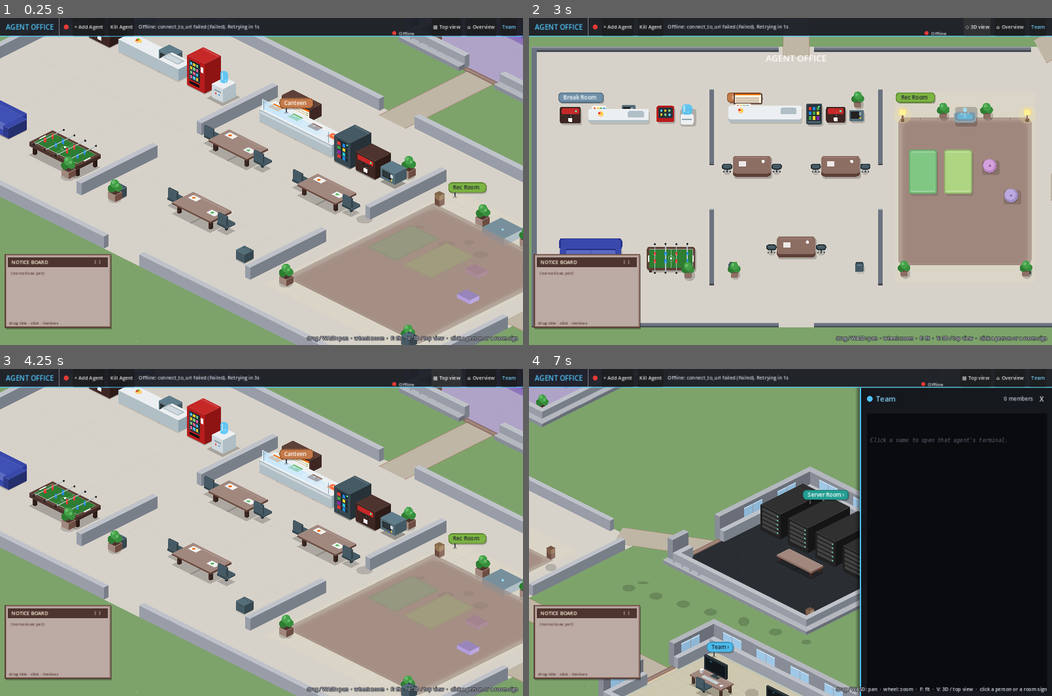
Above: before the commit, frames 1-4 (two rows, left to right).
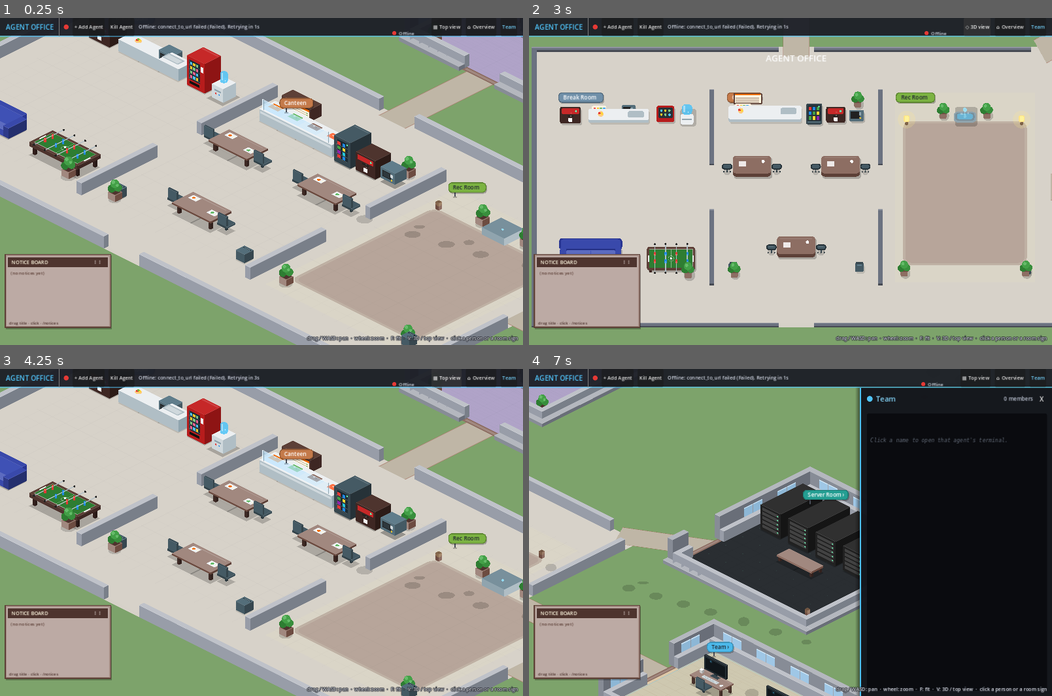
Above: after the commit, the same moments.

Repository: pvella/agentic-corporation
Game: Godot game, scene res://Main.tscn
The game is run twice, just before and just after one commit, with the same random seed, the same clock (stepped at 60 frames per second) and the same inputs.
Inputs (mouse positions are in pixels of both pictures, inside the frame that each line leads up to):
- Up to frame 1 (0.25 s): no input
- Up to frame 2 (3 s): click "+ Add Agent" at 0.5 s; click (790, 83) at 1.27 s; type "Alex" at 1.35 s; click "Kill Agent" at 2 s; click "▦ Top view" at 2.75 s
- Up to frame 3 (4.25 s): click "◇ 3D view" at 3.5 s
- Up to frame 4 (7 s): click "⌂ Overview" at 4.25 s; click "Team" at 5 s; tap A at 5.75, 6.5 s; drag from (753, 375) to (654, 489) at 5.77 s; drag from (691, 476) to (774, 519) at 6.52 s

The runs differ from the first frame. In frame 1, 3.2% of the frame differs, in the area x 55-100%, y 5-100%; in frame 2, 11%, in the area x 70-97%, y 27-76%; in frame 3, 3.2%; in frame 4, 0.2%.

Commit message:
Full graphics/nav audit: floor-sort rugs, pose room gates, permanent verifies
- Rugs/mats/cushions: NW iso_anchor, z_index -20, flat cushions (no raised box)
- Remove grass speckles; inset/shorten lamps that read as grey dots outside walls
- Amenity seats only apply inside expected room kinds (Agent + Main inject)
- Extend verify_hub_nav with floor-prop, speckles, pose-gate, desks, walkmesh, reach
- Add docs/graphics-audit-checklist.md for PR #20

Diff:
--- a/Agent.gd
+++ b/Agent.gd
@@ -47,6 +47,15 @@
 const HEAD_R := 14.0  ## local; screen size via Iso.PEOPLE_SCALE (~+30%)
 ## How far the drawing drops when sitting, per seat type.
 const SIT_DROP := {"desk": 3.0, "chair": 6.0, "sofa": 9.0, "foosball": 0.0, "yoga": 0.0, "meditate": 10.0, "": 0.0}
+## Amenity poses only valid inside these area kinds (hub zones / rooms).
+const SEAT_EXPECTED_KINDS := {
+	"yoga": ["rec"],
+	"meditate": ["rec"],
+	"foosball": ["break"],
+	"sofa": ["break"],
+	"chair": ["canteen", "meeting", "break"],
+	"desk": ["room", "wing", "team"],
+}
 
 const SKINS: Array[Color] = [Color("#ffdbbf"), Color("#f1c27d"), Color("#e0ac69"), Color("#c68642"), Color("#8d5524"), Color("#ffe0d0")]
 const HAIRS: Array[Color] = [Color("#3b2a20"), Color("#6d4c41"), Color("#b5651d"), Color("#e6c07b"), Color("#1c1c1c"), Color("#9e9e9e"), Color("#a83f2e"), Color("#5e3a8c")]
@@ -238,6 +247,8 @@
 		global_position = target
 		_target_pos = target
 		_nav_active = false
+		if seat != "" and not _seat_room_ok(seat):
+			seat = ""
 		_seat = seat
 		_sit = 1.0 if seat != "" else 0.0
 		return
@@ -248,6 +259,9 @@
 
 
 var _pending_seat := ""
+## Injected by Main: Callable(Vector2) -> String area kind at world pos.
+var area_kind_at: Callable = Callable()
+
 
 
 func go_to_position(world_pos: Vector2) -> void:
@@ -424,6 +438,23 @@
 	move_and_slide()
 
 
+
+func _seat_room_ok(seat: String) -> bool:
+	if seat == "" or not area_kind_at.is_valid():
+		return true
+	var expect: Variant = SEAT_EXPECTED_KINDS.get(seat, [])
+	if expect == null or (expect is Array and expect.is_empty()):
+		return true
+	var got := str(area_kind_at.call(global_position))
+	for k in expect:
+		if str(k) == got:
+			return true
+		# Desk cells authored as room/wing/team interchangeably.
+		if seat == "desk" and got in ["room", "wing", "team"] and str(k) in ["room", "wing", "team"]:
+			return true
+	return false
+
+
 func _arrive() -> void:
 	if not _nav_active:
 		return
@@ -441,6 +472,9 @@
 	# corridor or team room must not yoga / meditate / sit foosball there.
 	if gap > SEAT_ARRIVE_MAX:
 		_pending_seat = ""
+	# Pose must match the room we actually stand in (not just the target name).
+	if _pending_seat != "" and not _seat_room_ok(_pending_seat):
+		_pending_seat = ""
 	_finish_settle()
 
 
@@ -463,6 +497,9 @@
 	_walk_phase += spd * delta * 0.11
 	if spd > 5.0:
 		_dir = _dir.lerp(velocity.normalized() if velocity.length() > 1.0 else _dir, clampf(delta * 6.0, 0.0, 1.0))
+	if _seat != "" and not _nav_active and not _seat_room_ok(_seat):
+		_seat = ""
+		_pending_seat = ""
 	var sit_target := 1.0 if (_seat != "" and is_at_destination()) else 0.0
 	_sit = move_toward(_sit, sit_target, delta * 3.0)
 	if sprite.visible:
--- a/Main.gd
+++ b/Main.gd
@@ -2050,6 +2050,7 @@
 	var desk := str(data.get("desk", office.desk_of.get(id, "")))
 	var agent: Agent = agent_scene.instantiate()
 	agent.setup(id, str(data.get("name", id)), colour, desk, waypoints, _spawn_index)
+	agent.area_kind_at = Callable(self, "_area_kind_at")
 	_spawn_index += 1
 	agent.role = str(data.get("role", ""))
 	agent.room_id = str(data.get("room", office.agent_room.get(id, "")))
--- a/Office.gd
+++ b/Office.gd
@@ -510,8 +510,8 @@
 	_prop("plant", Rect2(cell.position.x + 10, cell.position.y + 12, 28, 28), {"set": "cozy"})
 	_prop("plant", Rect2(cell.end.x - 40, cell.position.y + 12, 28, 28), {"set": "cozy"})
 	_prop("plant", Rect2(cell.position.x + 10, cell.end.y - 44, 28, 28), {"set": "cozy"})
-	_prop("lamp", Rect2(cell.end.x - 36, cell.end.y - 52, 20, 34), {"set": "cozy"})
-	_prop("lamp", Rect2(cell.position.x + 12, cell.position.y + cell.size.y * 0.45, 20, 34), {"set": "cozy"})
+	_prop("lamp", Rect2(cell.end.x - 48, cell.end.y - 56, 18, 28), {"set": "cozy"})
+	_prop("lamp", Rect2(cell.position.x + 28, cell.position.y + cell.size.y * 0.45, 18, 28), {"set": "cozy"})
 
 
 ## Executive: larger desks, bookcases (east wall — bank safe stays on west),
@@ -526,8 +526,8 @@
 	_prop("bookcase", Rect2(cell.end.x - 42, cell.position.y + 160, 28, 70), {"set": "cozy"})
 	_prop("plant", Rect2(cell.end.x - 48, cell.end.y - 48, 30, 30), {"set": "cozy"})
 	_prop("plant", Rect2(cell.position.x + 48, cell.end.y - 48, 30, 30), {"set": "cozy"})
-	_prop("lamp", Rect2(cell.end.x - 56, cell.position.y + 18, 20, 34), {"set": "cozy"})
-	_prop("lamp", Rect2(cell.position.x + 48, cell.position.y + 18, 20, 34), {"set": "cozy"})
+	_prop("lamp", Rect2(cell.end.x - 56, cell.position.y + 48, 18, 28), {"set": "cozy"})
+	_prop("lamp", Rect2(cell.position.x + 48, cell.position.y + 48, 18, 28), {"set": "cozy"})
 
 
 ## Product & Design: colourful seating, pinboards / mood boards, drafting table.
@@ -543,7 +543,7 @@
 	})
 	_prop("chair", Rect2(cell.end.x - 78, cell.end.y - 88, 26, 24), {"set": "cozy", "color": "#ffcc80", "sort_y": cell.end.y - 70})
 	_prop("plant", Rect2(cell.position.x + 10, cell.end.y - 44, 28, 28), {"set": "cozy"})
-	_prop("lamp", Rect2(cell.position.x + 12, cell.position.y + cell.size.y * 0.4, 20, 34), {"set": "cozy"})
+	_prop("lamp", Rect2(cell.position.x + 28, cell.position.y + cell.size.y * 0.4, 18, 28), {"set": "cozy"})
 
 
 ## Operations & Support: headset desk cluster, ticket/kanban wall, water cooler.
@@ -557,7 +557,7 @@
 	_prop("water", water, {"set": "cozy"})
 	_wp("Ops_Water_Cooler", Vector2(water.get_center().x, water.end.y + 22), "down")
 	_prop("plant", Rect2(cell.position.x + 10, cell.end.y - 44, 28, 28), {"set": "cozy"})
-	_prop("lamp", Rect2(cell.position.x + 12, cell.position.y + 16, 20, 34), {"set": "cozy"})
+	_prop("lamp", Rect2(cell.position.x + 28, cell.position.y + 44, 18, 28), {"set": "cozy"})
 
 
 ## Finance: tidy desks, filing cabinets, wall chart.
@@ -569,7 +569,7 @@
 	_prop("filing", Rect2(cell.end.x - 44, cell.position.y + 56, 30, 50), {"set": "cozy"})
 	_prop("filing", Rect2(cell.end.x - 44, cell.position.y + 120, 30, 50), {"set": "cozy"})
 	_prop("plant", Rect2(cell.position.x + 10, cell.end.y - 44, 26, 26), {"set": "cozy"})
-	_prop("lamp", Rect2(cell.position.x + 12, cell.position.y + 16, 20, 34), {"set": "cozy"})
+	_prop("lamp", Rect2(cell.position.x + 28, cell.position.y + 44, 18, 28), {"set": "cozy"})
 
 
 ## Special Projects: lab / workbench feel.
@@ -583,8 +583,8 @@
 		"set": "cozy", "style": "workbench", "soft_monitor": false, "owner": "",
 	})
 	_prop("plant", Rect2(cell.end.x - 40, cell.end.y - 44, 28, 28), {"set": "cozy"})
-	_prop("lamp", Rect2(cell.position.x + 12, cell.position.y + 16, 20, 34), {"set": "cozy"})
-	_prop("lamp", Rect2(cell.end.x - 36, cell.position.y + 16, 20, 34), {"set": "cozy"})
+	_prop("lamp", Rect2(cell.position.x + 28, cell.position.y + 44, 18, 28), {"set": "cozy"})
+	_prop("lamp", Rect2(cell.end.x - 48, cell.position.y + 44, 18, 28), {"set": "cozy"})
 
 
 func _desk_grid(room: Dictionary, origin: Vector2) -> void:
@@ -750,7 +750,7 @@
 	_wp("Server_Rack_1", Vector2(p.x + 56, p.y + 180), "up")
 	_wp("Server_Rack_2", Vector2(p.x + 210, p.y + 180), "up")
 	# Tiny status lamp, no leafy plant (keeps the antistatic look).
-	_prop("lamp", Rect2(r.end.x - 36, r.end.y - 52, 18, 30), {"set": "server"})
+	_prop("lamp", Rect2(r.end.x - 48, r.end.y - 56, 16, 26), {"set": "server"})
 	_chat("Chat_Server", Vector2(p.x + r.size.x * 0.5, r.end.y - 36))
 
 
@@ -766,8 +766,8 @@
 	var rug := Rect2(p.x + m, p.y + 70, r.size.x - m * 2.0, r.size.y - 120).intersection(r.grow(-4.0))
 	if rug.has_area():
 		_prop("rug", rug, {"sort_y": rug.position.y + 2.0})
-	_prop("lamp", Rect2(p.x + m, p.y + 48, 22, 36), {"set": "rec"})
-	_prop("lamp", Rect2(e.x - m - 22, p.y + 48, 22, 36), {"set": "rec"})
+	_prop("lamp", Rect2(p.x + m + 12, p.y + 64, 18, 28), {"set": "rec"})
+	_prop("lamp", Rect2(e.x - m - 34, p.y + 64, 18, 28), {"set": "rec"})
 	_prop("fountain", Rect2(r.get_center().x - 28, p.y + 40, 56, 48), {"set": "rec"})
 	_prop("plant", Rect2(r.get_center().x - 70, p.y + 44, 30, 30))
 	_prop("plant", Rect2(r.get_center().x + 40, p.y + 44, 30, 30))
@@ -827,8 +827,8 @@
 	meeting_groups["Meeting_Room"] = names
 	_prop("plant", Rect2(r.end.x - 48, r.end.y - 48, 34, 34), {"set": "cozy"})
 	_prop("plant", Rect2(r.position.x + 14, r.end.y - 48, 34, 34), {"set": "cozy"})
-	_prop("lamp", Rect2(r.position.x + 14, r.position.y + 16, 20, 34), {"set": "cozy"})
-	_prop("lamp", Rect2(r.end.x - 36, r.position.y + 16, 20, 34), {"set": "cozy"})
+	_prop("lamp", Rect2(r.position.x + 28, r.position.y + 44, 18, 28), {"set": "cozy"})
+	_prop("lamp", Rect2(r.end.x - 48, r.position.y + 44, 18, 28), {"set": "cozy"})
 
 
 func _build_wing(room: Dictionary, wing: Rect2) -> Rect2:
@@ -1222,10 +1222,7 @@
 	draw_set_transform(Vector2.ZERO, 0.0, Vector2.ONE * Iso.SCALE)
 	# Grass / outdoor ground around the buildings.
 	draw_rect(bounds.grow(400), Color("#7da36b"))
-	for i in 60:
-		var gx := bounds.position.x + fmod(i * 137.0, bounds.size.x)
-		var gy := bounds.position.y + fmod(i * 89.0, bounds.size.y)
-		draw_circle(Vector2(gx, gy), 3.0, Color("#6e955d"))
+	# No grass speckles — they read as leftover grey prop dots in screenshots.
 	# Wing entrance paths only (hub/satellite doors must not paint AABB streaks).
 	for f: Dictionary in outer_frames:
 		if not bool(f.get("wing", false)):
@@ -1531,11 +1528,7 @@
 	# Grass all around, in screen space.
 	var sb := Iso.screen_aabb(bounds, WALL_H_BACK)
 	draw_rect(sb.grow(1600), Color("#7da36b"))
-	for i in 140:
-		var gx := sb.position.x - 300 + fmod(i * 137.0, sb.size.x + 600)
-		var gy := sb.position.y - 200 + fmod(i * 89.0, sb.size.y + 400)
-		draw_circle(Vector2(gx, gy), 3.0, Color("#6e955d"))
-		draw_circle(Vector2(gx + 9, gy + 2), 2.0, Color("#8db27a"))
+	# Solid grass only — speckles looked like stray grey dots outside rooms.
 	# Building foundations: a slab edge under each building (skip hub — drawn as rect floor).
 	for f: Dictionary in outer_frames:
 		if bool(f.get("hub", false)):
--- a/Prop.gd
+++ b/Prop.gd
@@ -37,7 +37,13 @@
 	if Iso.enabled:
 		position = Iso.to_screen(iso_anchor())
 	else:
-		position = Vector2(rect.position.x, float(d.get("sort_y", rect.end.y))) * Iso.SCALE
+		# Floor coverings sort at the top edge so they stay under walkers.
+		var sy := float(d.get("sort_y", rect.position.y if kind in ["rug", "yoga_mat", "cushion"] else rect.end.y))
+		position = Vector2(rect.position.x, sy) * Iso.SCALE
+	# Rugs/mats are floor paint — keep them under every agent and standing prop.
+	if kind in ["rug", "yoga_mat", "cushion"]:
+		z_index = -20
+		z_as_relative = false
 	set_process(kind in ["desk", "foosball", "servers", "coffee", "water", "plant", "vending", "fridge", "microwave", "fountain", "lamp"])
 
 
@@ -55,6 +61,11 @@
 			return clip.get_center() + Vector2(0, 6)
 		"sofaback":
 			return Vector2(clip.get_center().x, rect.position.y)
+		# Floor layer: north-west corner (min x+y) so rugs/mats always y-sort
+		# under agents and furniture standing on them — never a raised slab.
+		"rug", "yoga_mat", "cushion":
+			var r := clip if clip.has_area() else rect
+			return Vector2(r.position.x, r.position.y)
 	return clip.get_center()
 
 
@@ -1210,9 +1221,14 @@
 
 
 func _iso_cushion() -> void:
+	# Flat floor cushion — no raised box (raised height sorted above walkers).
 	var tint := Color.from_string(str(data.get("tint", "#ce93d8")), Color("#ce93d8"))
 	var r := Rect2(rect.get_center() - Vector2(16, 12), Vector2(32, 24))
-	_box(r, 0, 10, tint.darkened(0.15), tint, tint.lightened(0.12), false)
+	_plane_top(0.0)
+	draw_circle(r.get_center() + Vector2(1, 2), minf(r.size.x, r.size.y) * 0.48, Color(0, 0, 0, 0.14))
+	draw_circle(r.get_center(), minf(r.size.x, r.size.y) * 0.48, tint.darkened(0.08))
+	draw_circle(r.get_center() + Vector2(-2, -2), minf(r.size.x, r.size.y) * 0.36, tint.lightened(0.1))
+	_plane_reset()
 
 
 func _iso_fountain() -> void:
@@ -1224,11 +1240,12 @@
 
 
 func _iso_lamp() -> void:
-	var base := Rect2(rect.get_center() - Vector2(6, 6), Vector2(12, 12))
-	_box(base, 0, 28, Color("#5d4037"), Color("#6d4c41"), Color("#8d6e63"), false)
-	var pulse := 0.2 + 0.08 * sin(_t * 1.6)
+	# Compact stem — a tall SE face near a wall used to read as a grey grass dot.
+	var base := Rect2(rect.get_center() - Vector2(4, 4), Vector2(8, 8))
+	_box(base, 0, 18, Color("#5d4037"), Color("#6d4c41"), Color("#8d6e63"), false)
+	var pulse := 0.16 + 0.06 * sin(_t * 1.6)
 	var c := Iso.to_screen(rect.get_center()) - position
-	draw_circle(c + Vector2(0, -30), 16.0, Color(1.0, 0.92, 0.55, pulse))
+	draw_circle(c + Vector2(0, -20), 11.0, Color(1.0, 0.92, 0.55, pulse))
 
 
 # ---- room-personality props (cozy diorama rollout) ---------------------------
--- /dev/null
+++ b/tools/dump_office_audit.gd
@@ -0,0 +1,92 @@
+extends SceneTree
+
+func _init() -> void:
+	var OfficeScript = load("res://Office.gd")
+	var office = OfficeScript.new()
+	var cfg: Variant = office.LEGACY_LAYOUT
+	if FileAccess.file_exists("res://office.json"):
+		var f: FileAccess = FileAccess.open("res://office.json", FileAccess.READ)
+		var parsed: Variant = JSON.parse_string(f.get_as_text())
+		if typeof(parsed) == TYPE_DICTIONARY:
+			cfg = parsed
+	office.build(cfg)
+	print("AUDIT areas=", office.areas.size(), " props=", office.props.size(), " waypoints=", office.waypoints.size())
+	var expected: Array = []
+	if typeof(cfg) == TYPE_DICTIONARY:
+		for r in cfg.get("rooms", []):
+			for m in r.get("members", []):
+				expected.append(str(m.get("agent_id")))
+	print("expected_agents=", expected.size())
+	for aid in expected:
+		print("EXPECT ", aid)
+	var desk_names: Dictionary = {}
+	for w in office.waypoints:
+		var n: String = str(w.name)
+		if n.begins_with("Desk_"):
+			desk_names[n] = w
+			print("DESK ", n, " pos=", w.pos, " seat=", w.get("seat", ""))
+	print("desk_count=", desk_names.size())
+	for aid_v in expected:
+		var aid: String = str(aid_v)
+		var dn: String = "Desk_" + aid
+		if not desk_names.has(dn):
+			print("MISSING_DESK ", aid)
+			continue
+		var pos: Vector2 = desk_names[dn].pos
+		var in_room := false
+		var room_name: String = ""
+		for a in office.areas:
+			var kind: String = str(a.kind)
+			if kind == "corridor":
+				continue
+			if (a.rect as Rect2).has_point(pos):
+				in_room = true
+				room_name = str(a.get("name", kind))
+				break
+		print("DESK_LOC ", aid, " pos=", pos, " in_room=", in_room, " room=", room_name)
+		if not in_room:
+			print("DESK_OUTSIDE_ROOM ", aid)
+		for o in office.obstacles:
+			if (o as Rect2).grow(-2.0).has_point(pos):
+				print("DESK_IN_OBSTACLE ", aid, " obs=", o)
+	var outside := 0
+	for p in office.props:
+		var kind: String = str(p.kind)
+		var r: Rect2 = p.rect
+		var c: Vector2 = r.get_center()
+		var inside := false
+		var parent: String = ""
+		for a in office.areas:
+			if str(a.kind) == "corridor":
+				continue
+			if (a.rect as Rect2).grow(8.0).has_point(c):
+				inside = true
+				parent = str(a.get("name", a.kind))
+				break
+		# also corridors
+		if not inside:
+			for a in office.areas:
+				if str(a.kind) == "corridor" and (a.rect as Rect2).grow(4.0).has_point(c):
+					inside = true
+					parent = "corridor"
+					break
+		if not inside:
+			outside += 1
+			print("OUTSIDE_PROP kind=", kind, " center=", c, " rect=", r)
+		if kind in ["rug", "yoga_mat", "cushion"]:
+			print("FLOOR_PROP kind=", kind, " rect=", r, " sort_y=", p.get("sort_y", "default"), " parent=", parent)
+		if kind == "lamp":
+			print("LAMP center=", c, " rect=", r, " parent=", parent, " inside=", inside)
+	print("outside_props=", outside)
+	for w in office.waypoints:
+		var n: String = str(w.name)
+		if n.begins_with("Yoga") or n.begins_with("Meditation") or n.begins_with("Foosball") or n.begins_with("Canteen") or n.begins_with("Coffee") or n.begins_with("Sofa") or n.begins_with("Water") or n.begins_with("Vending"):
+			var pos: Vector2 = w.pos
+			var zone: String = "?"
+			for a in office.areas:
+				if str(a.kind) in ["break", "canteen", "rec"]:
+					if (a.rect as Rect2).grow(6.0).has_point(pos):
+						zone = str(a.kind)
+						break
+			print("AMENITY ", n, " pos=", pos, " seat=", w.get("seat", ""), " zone=", zone)
+	quit()
--- /dev/null
+++ b/tools/dump_outside.gd
@@ -0,0 +1,47 @@
+extends SceneTree
+
+func _init() -> void:
+	var OfficeScript = load("res://Office.gd")
+	var office = OfficeScript.new()
+	var cfg: Variant = office.LEGACY_LAYOUT
+	if FileAccess.file_exists("res://office.json"):
+		var f: FileAccess = FileAccess.open("res://office.json", FileAccess.READ)
+		var parsed: Variant = JSON.parse_string(f.get_as_text())
+		if typeof(parsed) == TYPE_DICTIONARY:
+			cfg = parsed
+	office.build(cfg)
+	print("areas=", office.areas.size(), " props=", office.props.size(), " frames=", office.outer_frames.size())
+	for a in office.areas:
+		print("AREA kind=", a.kind, " name=", a.get("name", ""), " rect=", a.rect)
+	var bad: int = 0
+	for p in office.props:
+		var r: Rect2 = p.rect
+		var c: Vector2 = r.get_center()
+		var inside: bool = false
+		var parent: String = ""
+		for a in office.areas:
+			if str(a.kind) == "corridor":
+				continue
+			var ar: Rect2 = a.rect
+			if ar.grow(8.0).has_point(c):
+				inside = true
+				parent = str(a.get("name", a.kind))
+				break
+		if not inside:
+			bad += 1
+			print("OUTSIDE prop kind=%s center=%s rect=%s" % [p.kind, str(c), str(r)])
+		elif str(p.kind) in ["rug", "yoga_mat", "cushion"]:
+			for corner: Vector2 in [r.position, Vector2(r.end.x, r.position.y), Vector2(r.position.x, r.end.y), r.end]:
+				var ok: bool = false
+				for a in office.areas:
+					if str(a.kind) == "corridor":
+						continue
+					if (a.rect as Rect2).grow(4.0).has_point(corner):
+						ok = true
+						break
+				if not ok:
+					bad += 1
+					print("RUG_CORNER_OUT kind=%s corner=%s parent=%s rect=%s" % [p.kind, str(corner), parent, str(r)])
+					break
+	print("outside_bad=", bad)
+	quit()
Not shown, added: docs/graphics-audit-checklist.md
